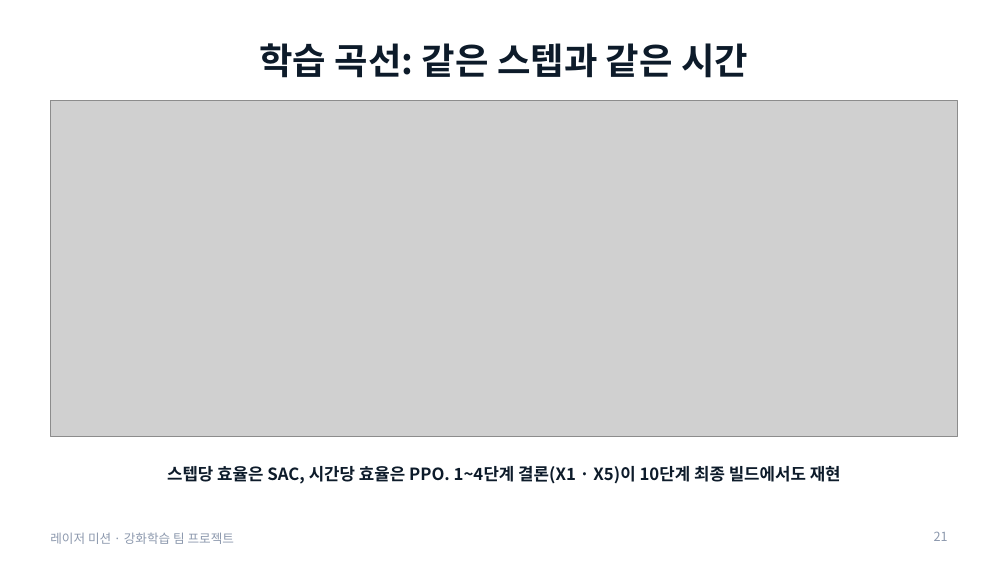
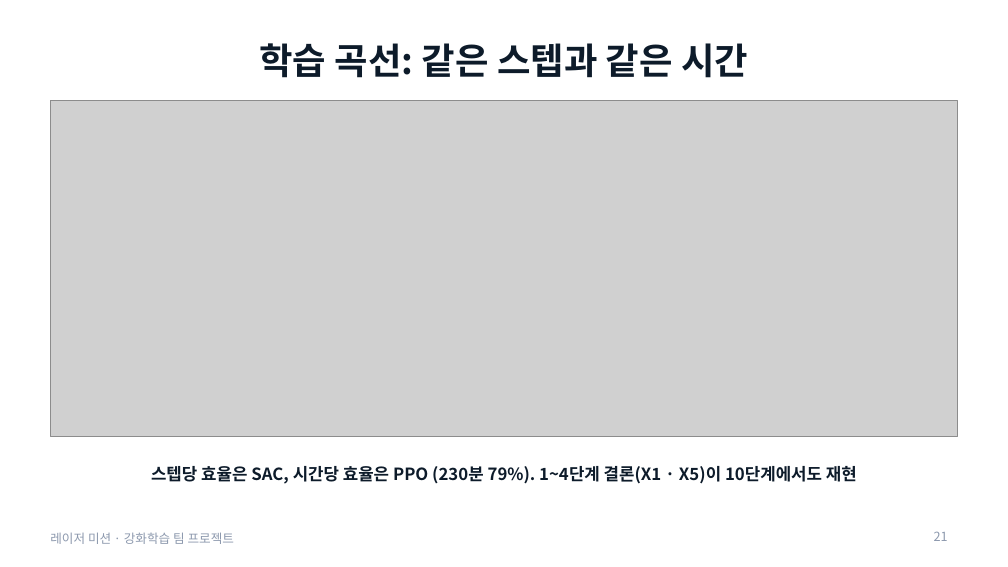
Before and after one commit to changxeokSong/reinforcement_learning, a slide deck: slide 21 of docs/LaserMission_presentation.pptx. Drawn at 1008x567 pixels with LibreOffice and Linux fonts; fonts in the diff are those of the drawing; grey boxes stand for pictures. Boxes give left, top, right and bottom in pixels: in the first picture for what was removed or moved away, otherwise in the second. Text is boxed around its words. In the diff, an @@ line names an element or a change of style, - is before the commit and + after.

```diff
--- a/docs/LaserMission_presentation.pptx
+++ b/docs/LaserMission_presentation.pptx
@@ text at (x1=151, y1=466, x2=857, y2=484): text changed @@
-스텝당 효율은 SAC, 시간당 효율은 PPO. 1~4단계 결론(X1 · X5)이 10단계 최종 빌드에서도 재현
+스텝당 효율은 SAC, 시간당 효율은 PPO (230분 79%). 1~4단계 결론(X1 · X5)이 10단계에서도 재현
```
Also in this commit, not shown: 8 other slides changed, 1 slide added, 1 slide removed, 5 other files.
